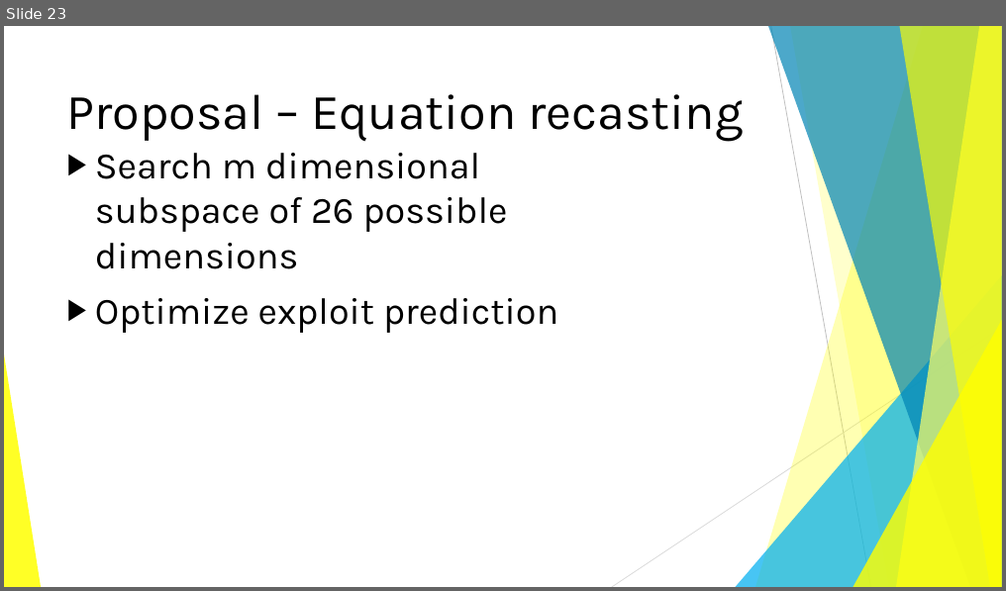
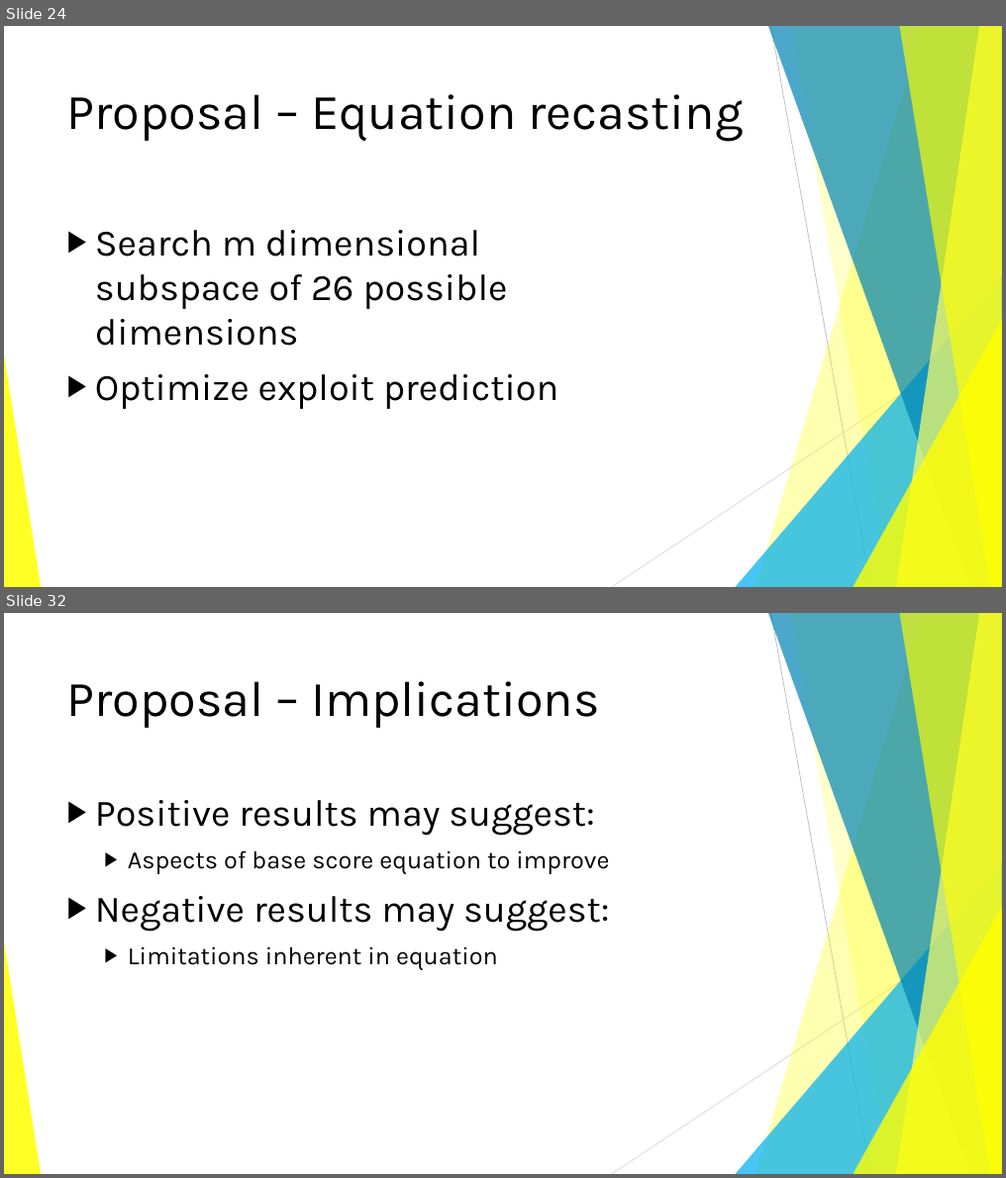
Before and after one commit to BenChurch/Winter2017, a slide deck: CISC848/ProposalPresentation/CvssOptimizationProposal.pptx. Shown one above the other, each under a label of ours: slide 23 before the commit, slides 24 and 32 after it; the slides between them are not shown. The pictures are 1006x591 and 1006x1178 pixels, drawn with LibreOffice and Linux fonts; fonts in the diff are those of the drawing. Boxes give left, top, right and bottom in pixels: in the first picture for what was removed or moved away, otherwise in the second. Text is boxed around its words. In the diff, an @@ line names an element or a change of style, - is before the commit and + after.

```diff
--- a/CISC848/ProposalPresentation/CvssOptimizationProposal.pptx
+++ b/CISC848/ProposalPresentation/CvssOptimizationProposal.pptx
@@ slide 32 added at (x1=4, y1=613, x2=1002, y2=1174), background #FFFFFF; not listed: 10 template elements that a slide beside it also shows @@
@@ title added at (x1=67, y1=681, x2=600, y2=728), 48 pt, text #000000 @@
+Proposal – Implications
@@ text added at (x1=95, y1=800, x2=609, y2=970), 24 pt, text #000000 @@
+▶ Positive results may suggest:
+  ▶ Aspects of base score equation to improve
+▶ Negative results may suggest:
+  ▶ Limitations inherent in equation
@@ what was slide 23 is now slide 24 @@
@@ slide 24 changed as well @@
@@ text "Search m dimensional subspace of ..." at (x1=95, y1=230, x2=558, y2=409): vertical alignment top to middle @@
```
Also in this commit, not shown: 7 other slides changed, 9 other slides added, 1 other file.
